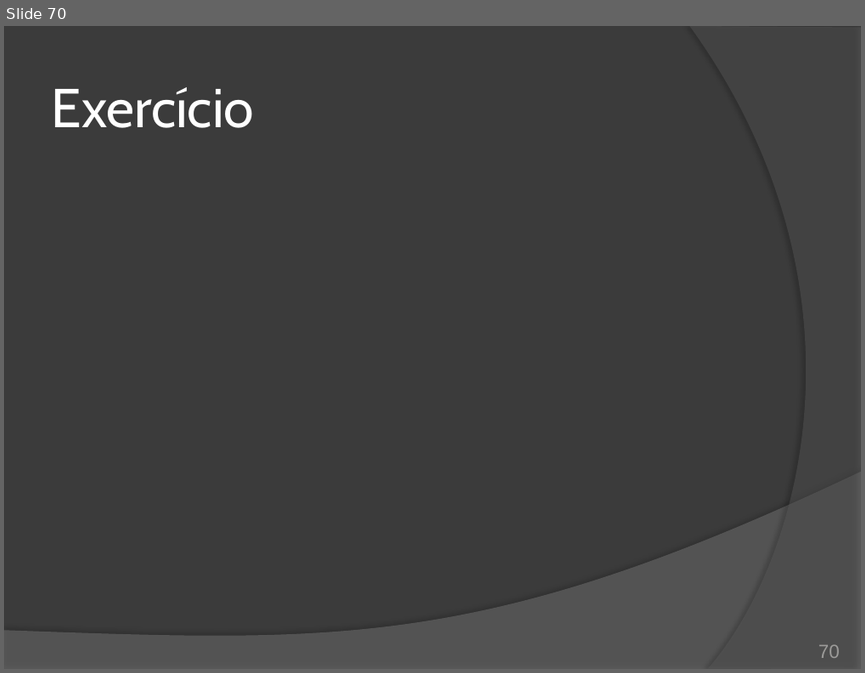
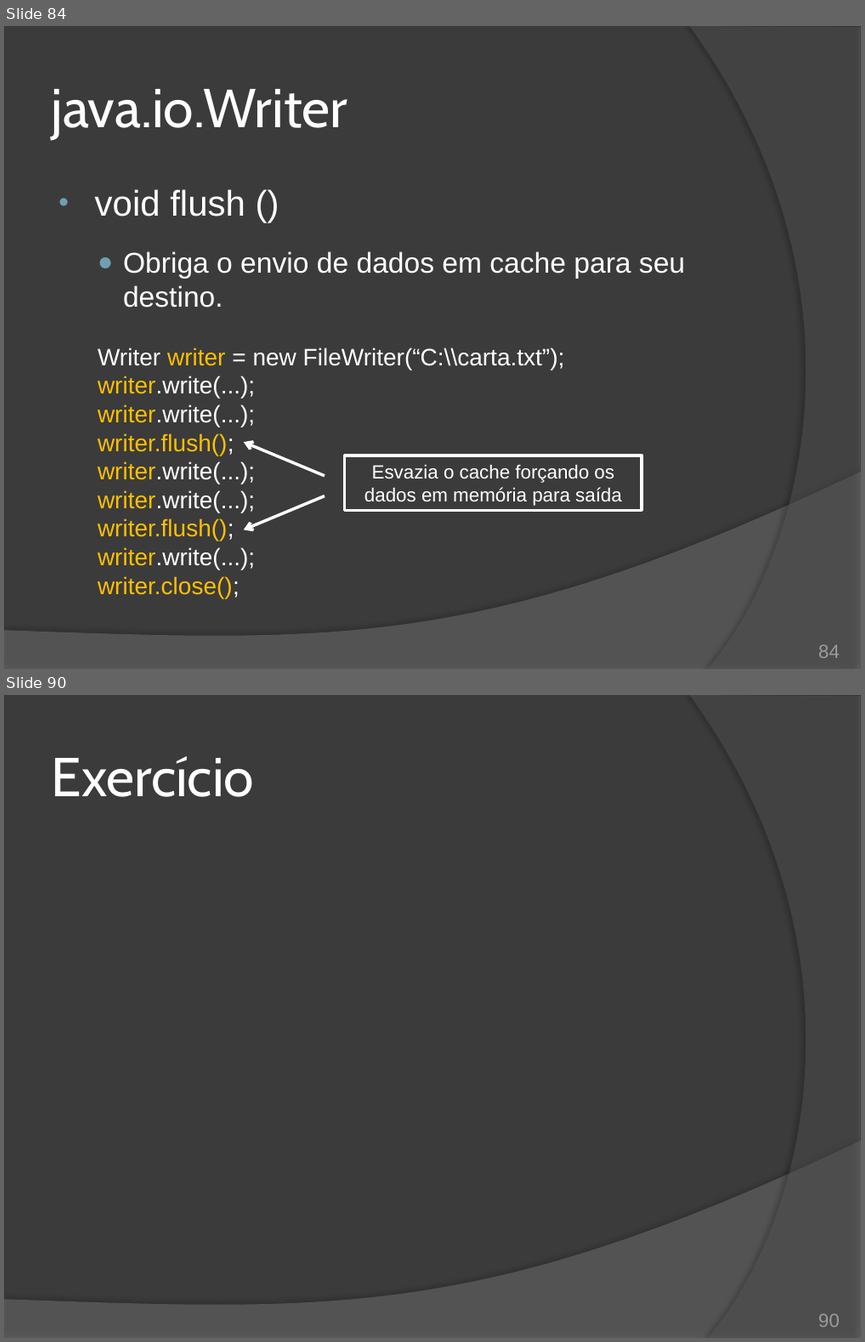
Before and after one commit to duchesqui/slzvieira-training, a slide deck: 2-Java-Programmer-Modulo-II/16.Capitulo10.pptx. Shown one above the other, each under a label of ours: slide 70 before the commit, slides 84 and 90 after it; the slides between them are not shown. The pictures are 865x673 and 865x1342 pixels, drawn with LibreOffice and Linux fonts; fonts in the diff are those of the drawing. Boxes give left, top, right and bottom in pixels: in the first picture for what was removed or moved away, otherwise in the second. Text is boxed around its words. In the diff, an @@ line names an element or a change of style, - is before the commit and + after.

Commit message:
Fechamento do caítulo 10: Java IO. Agora só falta o último exercício.

```diff
--- a/2-Java-Programmer-Modulo-II/16.Capitulo10.pptx
+++ b/2-Java-Programmer-Modulo-II/16.Capitulo10.pptx
@@ slide 84 added at [4,26,861,669], background #3B3B3B; not listed: 2 template elements that a slide beside it also shows @@
@@ title added at [51,89,347,139], 46 pt, text #FFFFFF @@
+java.io.Writer
@@ text added at [95,189,685,598], 20 pt, text #FFFFFF @@
+• void flush ()
+  ● Obriga o envio de dados em cache para seu destino.
+  Writer writer = new FileWriter(“C:\\carta.txt”);
+  writer.write(...);
+  writer.write(...);
+  writer.flush();
+  writer.write(...);
+  writer.write(...);
+  writer.flush();
+  writer.write(...);
+  writer.close();
@@ arrow added from (324, 476) to (244, 442), #FFFFFF 2.5 pt @@
@@ rectangle added at [345,455,642,510], outline #FFFFFF 2.25 pt, 16 pt, text #FFFFFF @@
+Esvazia o cache forçando os dados em memória para saída
@@ arrow added from (324, 495) to (244, 530), #FFFFFF 2.5 pt @@
@@ page number added at [818,644,840,658], 16 pt, text #9D9B9A @@
+84
@@ what was slide 70 is now slide 90 @@
@@ page number at [818,1313,840,1327]: text changed @@
-70
+90
```
Also in this commit, not shown: 6 slides changed, 23 other slides added, 4 slides removed, 5 other files.
